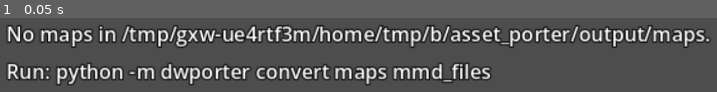
Above: before the commit, frame 1.
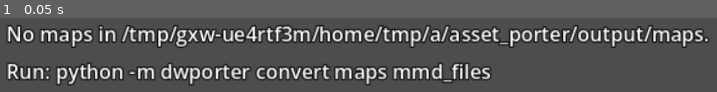
Above: after the commit, the same moment.

Repository: SDCaFlo/dw_godot4
Game: Godot game, scene res://scenes/field/field.tscn
Same seed, same stepped clock (60 frames per second), same inputs: the game is played once before the commit and once after it.
Inputs:
- Up to frame 1 (0.05 s): no input

The runs differ from the first frame. In frame 1, 3.5% of the frame differs, in the area x 60-100%, y 9-41%.

Commit message:
Add GameData autoload for the data porter output
scripts/data/game_data.gd loads the data porter JSON at runtime: generic
table access, every accessor named in the tables' godot.access, text by
id / entry / name reference in ja, en_us and en_eu, mod folders. Headless
test in tests/test_game_data.gd. The field HUD shows the area name from
GameData; L switches the language. Table godot.status now implemented.

Co-Authored-By: Claude Opus 5.5 <noreply@anthropic.com>

Diff:
--- a/project.godot
+++ b/project.godot
@@ -15,6 +15,10 @@
 config/features=PackedStringArray("4.7", "Forward Plus")
 config/icon="res://icon.svg"
 
+[autoload]
+
+GameData="*res://scripts/data/game_data.gd"
+
 [display]
 
 window/size/viewport_width=320
@@ -22,7 +26,6 @@
 window/size/window_width_override=960
 window/size/window_height_override=720
 window/stretch/mode="canvas_items"
-window/stretch/aspect="keep"
 
 [physics]
 
--- /dev/null
+++ b/scripts/data/game_data.gd
@@ -0,0 +1,360 @@
+extends Node
+## Runtime access to the data porter output (data_porter/output, see data_porter/CLAUDE.md).
+## Autoload "GameData".
+##
+## Every table is one JSON file of the porter (`digimon/digimon_data.json` = table
+## "digimon/digimon_data"), loaded on first use and cached. Records keep the original array
+## index as id; references are {"id", "name"}; names are {"string_id", "text": {ja, en_us, en_eu}}.
+## What each field means and how the original code used it is in data_porter/specs/<group>.md.
+## Numbers inside records are floats, as Godot's JSON parser returns them (int() them where an
+## int is needed); the accessors below that return a number return an int.
+##
+## Output folder: the DW_DATA_OUTPUT environment variable or the "dw/data/output_dir" project
+## setting. Mods: folders in DW_DATA_MODS (separated by ";") or the "dw/data/mod_dirs" setting;
+## a mod replaces whole table files at the same relative path, later folders win.
+## Text language: the "dw/data/language" setting (ja, en_us, en_eu) or set_language().
+
+signal language_changed(language: String)
+
+const SETTING := "dw/data/output_dir"
+const DEFAULT_DIR := "res://data_porter/output"
+const MODS_SETTING := "dw/data/mod_dirs"
+const LANGUAGE_SETTING := "dw/data/language"
+const LANGUAGES: PackedStringArray = ["ja", "en_us", "en_eu"]
+## TOURNAMENT_SCHEDULE covers 30 days (script_common.c:585).
+const SCHEDULE_DAYS := 30
+
+var language := "en_us"
+
+var _root := ""
+var _mods := PackedStringArray()
+var _tables := {}
+## string id -> {language: text}, built on the first text() call.
+var _text_ids := {}
+## "table|block" -> {index: entry}
+var _blocks := {}
+
+
+func _init() -> void:
+	var env := OS.get_environment("DW_DATA_OUTPUT")
+	_root = env if env != "" else ProjectSettings.globalize_path(ProjectSettings.get_setting(SETTING, DEFAULT_DIR))
+	var mods_env := OS.get_environment("DW_DATA_MODS")
+	var mods: PackedStringArray = mods_env.split(";", false) if mods_env != "" else ProjectSettings.get_setting(MODS_SETTING, PackedStringArray())
+	for dir in mods:
+		_mods.append(ProjectSettings.globalize_path(dir))
+	set_language(ProjectSettings.get_setting(LANGUAGE_SETTING, language))
+
+
+# --- Files and tables ------------------------------------------------------------------------
+
+func root() -> String:
+	return _root
+
+
+func mod_dirs() -> PackedStringArray:
+	return _mods
+
+
+## True when the porter output is there (python -m dwdata convert all has run).
+func available() -> bool:
+	return FileAccess.file_exists(_root.path_join("catalog.json"))
+
+
+## File a table is read from: the last mod folder that has it, else the output folder.
+func file_for(table_name: String) -> String:
+	var rel := table_name + ".json"
+	for i in range(_mods.size() - 1, -1, -1):
+		var modded := _mods[i].path_join(rel)
+		if FileAccess.file_exists(modded):
+			return modded
+	return _root.path_join(rel)
+
+
+## Whole table file: table, source, schema, records, used_by, godot. {} if it can't be read
+## (reported once).
+func table(table_name: String) -> Dictionary:
+	if _tables.has(table_name):
+		return _tables[table_name]
+	var file := file_for(table_name)
+	var text := FileAccess.get_file_as_string(file)
+	# NUL padding kept in text "variants" ("BackOK\u0000"): Godot strings can't hold NUL, so it
+	# is read as the two characters \0 (the YAML spelling) instead of U+FFFD.
+	if text.contains("\\u0000"):
+		text = text.replace("\\u0000", "\\\\0")
+	var json = JSON.parse_string(text) if text != "" else null
+	if not json is Dictionary or not json.get("records") is Array:
+		push_error("GameData: cannot read table %s from %s (run: python -m dwdata convert all)" % [table_name, file])
+		json = {}
+	_tables[table_name] = json
+	return json
+
+
+func records(table_name: String) -> Array:
+	return table(table_name).get("records", [])
+
+
+## Record at an original array index, or {}.
+func record(table_name: String, index: int) -> Dictionary:
+	var rows := records(table_name)
+	return rows[index] if index >= 0 and index < rows.size() else {}
+
+
+## First record whose `field` equals `value`; a reference field ({"id", "name"}) matches on id.
+func find(table_name: String, field: String, value: Variant) -> Dictionary:
+	for row in records(table_name):
+		if _matches(row.get(field), value):
+			return row
+	return {}
+
+
+func find_all(table_name: String, field: String, value: Variant) -> Array:
+	return records(table_name).filter(func(row): return _matches(row.get(field), value))
+
+
+## Drops the cached tables (after changing mods or re-running the porter).
+func reload() -> void:
+	_tables.clear()
+	_text_ids.clear()
+	_blocks.clear()
+
+
+static func _matches(field_value: Variant, value: Variant) -> bool:
+	if field_value is Dictionary and field_value.has("id"):
+		field_value = field_value["id"]
+	if typeof(field_value) in [TYPE_INT, TYPE_FLOAT] and typeof(value) in [TYPE_INT, TYPE_FLOAT]:
+		return field_value == value
+	return typeof(field_value) == typeof(value) and field_value == value
+
+
+# --- Text (specs/text.md) --------------------------------------------------------------------
+
+func set_language(value: String) -> void:
+	if not value in LANGUAGES:
+		push_error("GameData: unknown language %s (one of %s)" % [value, LANGUAGES])
+		return
+	if value == language:
+		return
+	language = value
+	language_changed.emit(language)
+
+
+## Named string by C id (STR_DIGIMON_NAME_AGUMON), as written (control codes kept);
+## "" if it doesn't exist in that language's release.
+func text(string_id: String, lang := "") -> String:
+	if _text_ids.is_empty():
+		_index_text()
+	var texts: Dictionary = _text_ids.get(string_id, {})
+	var value = texts.get(lang if lang != "" else language)
+	return value if value != null else ""
+
+
+## Entry of an entries block by array index: text_entry("main/item", "MOVE_NAMES", 2) = "Spit Fire".
+func text_entry(table_name: String, block: String, index: int, lang := "") -> String:
+	var entry: Dictionary = _block(table_name, block).get(index, {})
+	return localize(entry, lang)
+
+
+## Text of a name reference ({"string_id", "text"}) or a string record ({"text"}); "" otherwise.
+func localize(value: Variant, lang := "") -> String:
+	if not value is Dictionary or not value.get("text") is Dictionary:
+		return ""
+	var text_value = value["text"].get(lang if lang != "" else language)
+	return text_value if text_value != null else ""
+
+
+func _block(table_name: String, block: String) -> Dictionary:
+	var key := table_name + "|" + block
+	if not _blocks.has(key):
+		var entries := {}
+		var row := find("text/" + table_name, "block", block)
+		for entry in row.get("entries", []):
+			entries[int(entry["index"])] = entry
+		_blocks[key] = entries
+	return _blocks[key]
+
+
+# Some ids are defined in two blocks, each for other releases (e.g. MAIN_D_8013143C): per
+# language the first defined text wins.
+func _index_text() -> void:
+	var catalog = JSON.parse_string(FileAccess.get_file_as_string(_root.path_join("catalog.json")))
+	if not catalog is Dictionary:
+		push_error("GameData: cannot read %s (run: python -m dwdata convert all)" % _root.path_join("catalog.json"))
+		return
+	for info in catalog["tables"]:
+		if info["group"] != "text":
+			continue
+		for row in records(info["table"]):
+			for string in row.get("strings", []) + row.get("entries", []):
+				if string.get("id") == null:
+					continue
+				var texts: Dictionary = _text_ids.get_or_add(string["id"], {})
+				for lang in string["text"]:
+					if string["text"][lang] != null and not texts.has(lang):
+						texts[lang] = string["text"][lang]
+
+
+# --- Digimon (specs/digimon.md) --------------------------------------------------------------
+
+func digimon(id: int) -> Dictionary:
+	return record("digimon/digimon_data", id)
+
+
+## Model / texture files (CHDAT/MMD0/AGUM.MMD), the names of the asset porter output.
+func digimon_file(id: int) -> Dictionary:
+	return record("digimon/file_names", id)
+
+
+func digimon_sounds(id: int) -> Dictionary:
+	return record("digimon/sound_ids", id)
+
+
+## Partner care data (66 partner ids).
+func raise_data(id: int) -> Dictionary:
+	return record("digimon/raise_data", id)
+
+
+func sleep_pattern(id: int) -> Dictionary:
+	return record("digimon/sleep_patterns", id)
+
+
+## ITEM_TAKE_DISTANCE[id - 1]; -1 if the Digimon has none.
+func item_take_distance(digimon_id: int) -> int:
+	return find("digimon/item_take_distance", "digimon", digimon_id).get("distance", -1)
+
+
+# --- Evolution (specs/evolution.md) ----------------------------------------------------------
+
+func evolution_requirements(id: int) -> Dictionary:
+	return record("evolution/requirements", id)
+
+
+## EVOLUTION_PATHS has no row for id 0: looked up by id.
+func evolution_paths(id: int) -> Dictionary:
+	return find("evolution/paths", "id", id)
+
+
+func evolution_gains(id: int) -> Dictionary:
+	return record("evolution/stat_gains", id)
+
+
+func evolution_item_target(item_id: int) -> Dictionary:
+	return find("evolution/item_targets", "item", item_id)
+
+
+# --- Moves (specs/moves.md) ------------------------------------------------------------------
+
+func move(id: int) -> Dictionary:
+	return record("moves/move_data", id)
+
+
+## TYPE_FACTORS[attacker][defender], 10 = x1 (BTL_calculateDamage); -1 for an unknown element.
+func type_factor(attacker_element: int, defender_element: int) -> int:
+	var against: Array = record("moves/type_factors", attacker_element).get("against", [])
+	if defender_element < 0 or defender_element >= against.size():
+		return -1
+	return against[defender_element]["factor"]
+
+
+## MOVE_LEARN_CHANCES[move][slot], slot = index of the matching element among the partner's 3;
+## -1 for a technique that can't be learned this way.
+func learn_chance(move_id: int, element_slot: int) -> int:
+	var chances: Array = record("moves/learn_chances", move_id).get("chances", [])
+	return chances[element_slot] if element_slot >= 0 and element_slot < chances.size() else -1
+
+
+# --- Items (specs/items.md) ------------------------------------------------------------------
+
+func item(id: int) -> Dictionary:
+	return record("items/item_data", id)
+
+
+## The effect values of an item's handler case, or {} (passive items have none).
+func item_effect(item_id: int) -> Dictionary:
+	return find("items/item_effects", "item", item_id)
+
+
+## "boot" or "default_savegame".
+func inventory_preset(inventory_name: String) -> Dictionary:
+	return find("items/inventories", "inventory", inventory_name)
+
+
+func sort_order(mode: int) -> Dictionary:
+	return find("items/sort_orders", "mode", mode)
+
+
+func recyclable_items() -> Array:
+	return records("items/recyclable_items")
+
+
+## Shop maps and shopkeeper Digimon (the stock is in the event scripts).
+func shops() -> Dictionary:
+	return record("items/shops", 0)
+
+
+func card(id: int) -> Dictionary:
+	return record("items/card_data", id)
+
+
+# --- Systems (specs/systems.md) --------------------------------------------------------------
+
+## Records of a systems table: system("fishing")[0], system("jukebox").
+func system(table_name: String) -> Array:
+	return records("systems/" + table_name)
+
+
+## Number of battle commands: MAP[brain / 100] below brain 500, then the last row
+## (battle_setup.c:124-128, std_main.c:4220-4225). arena = tournament battles (no Run).
+func battle_commands(brain: int, arena := false) -> int:
+	var rows := system("battle_commands")
+	for row in rows:
+		if brain < row["brain"][1]:
+			return row["arena_commands" if arena else "commands"]
+	return rows.back()["arena_commands" if arena else "commands"] if not rows.is_empty() else 0
+
+
+## FLEE_CHANCES by Digimon type (1 data, 2 vaccine, 3 virus); -1 for another type.
+func flee_chance(partner_type: int, enemy_type: int) -> int:
+	for row in system("flee_chances"):
+		if row.has("partner_type") and _matches(row["partner_type"], partner_type) and _matches(row["enemy_type"], enemy_type):
+			return row["chance"]
+	return -1
+
+
+## Battle music track of an enemy Digimon; -1 if it has no entry.
+func enemy_music(digimon_id: int) -> int:
+	return find("systems/enemy_music", "digimon", digimon_id).get("track", -1)
+
+
+func tournament(id: int) -> Dictionary:
+	return record("systems/tournaments", id)
+
+
+## Tournament ids of a day (DAY % 30), before isTournamentEnabled filters them.
+func tournaments_on_day(day: int) -> Array:
+	return record("systems/tournament_schedule", posmod(day, SCHEDULE_DAYS)).get("tournaments", [])
+
+
+## Chance (%) that a participant of level_a beats one of level_b (levels 3-6); -1 otherwise.
+func tournament_win_chance(level_a: int, level_b: int) -> int:
+	for row in system("tournament_win_chances"):
+		if row["level_a"] == level_a and row["level_b"] == level_b:
+			return row["chance"]
+	return -1
+
+
+func map(id: int) -> Dictionary:
+	return record("systems/maps", id)
+
+
+## Map id of a map file name (MAYO04A), the folder name of the asset porter's maps; -1 if none.
+func map_id(file: String) -> int:
+	return find("systems/maps", "file", file).get("id", -1)
+
+
+func toilet(id: int) -> Dictionary:
+	return record("systems/toilets", id)
+
+
+## Training spots of a gym map, or {}.
+func training_spots(map_id_value: int) -> Dictionary:
+	return find("systems/training_spots", "map", map_id_value)
--- a/scripts/field/field.gd
+++ b/scripts/field/field.gd
@@ -1,7 +1,7 @@
 extends Node
 ## Field scene: one map, the tamer walking on it, warps between maps.
 ##
-## Debug keys: [ / ] previous / next map, T time of day, H toggle the help line.
+## Debug keys: [ / ] previous / next map, T time of day, L text language, H toggle the help line.
 
 @export var start_map := "MAYO04A"
 @export var start_spawn := 0
@@ -56,6 +56,10 @@
 		KEY_T:
 			_field.set_time_of_day((_field.time_of_day + 1) % 3)
 			_update_label()
+		KEY_L:
+			var languages := GameData.LANGUAGES
+			GameData.set_language(languages[(languages.find(GameData.language) + 1) % languages.size()])
+			_update_label()
 		KEY_H:
 			_label.visible = not _label.visible
 
@@ -63,4 +67,16 @@
 func _update_label() -> void:
 	var times := ["day", "evening", "night"]
 	var time: String = times[_field.time_of_day] if _field.palette_count() > 1 else "no time cycle"
-	_label.text = "%s  %s\narrows move, shift run, [ ] map, T time, H hide" % [_field.display_name(), time]
+	_label.text = "%s  %s\narrows move, shift run, [ ] map, T time, L language, H hide" % [_map_label(), time]
+
+
+## Map name from the data porter (MAP_ENTRIES + map.yaml) in the GameData language; the asset
+## porter's English name if the data output is missing.
+func _map_label() -> String:
+	var id := GameData.map_id(_field.map_name) if GameData.available() else -1
+	if id < 0:
+		return _field.display_name()
+	var area := GameData.localize(GameData.map(id).get("name")).strip_edges()
+	if area == "":
+		return _field.display_name()
+	return "%s (%s, %s)" % [area, _field.map_name, GameData.language]
--- /dev/null
+++ b/tests/test_game_data.gd
@@ -0,0 +1,76 @@
+extends SceneTree
+## GameData against the real data porter output (run python -m dwdata convert all first):
+##   godot --headless --path . -s res://tests/test_game_data.gd
+## Exits 1 if a check fails.
+
+var _failed := 0
+
+
+func _init() -> void:
+	var data: Node = load("res://scripts/data/game_data.gd").new()
+	if not data.available():
+		print("SKIP: no data porter output in %s" % data.root())
+		data.free()
+		quit(0)
+		return
+
+	_eq(data.localize(data.digimon(3)["name"]), "Agumon", "digimon(3) name")
+	_eq(data.digimon(3)["type"]["name"], "vaccine", "Agumon type")
+	_eq(data.digimon_file(3)["mmd"], "CHDAT/MMD0/AGUM.MMD", "Agumon model file")
+	_eq(int(data.move(2)["power"]), 66, "Spit Fire power")
+	_eq(data.text_entry("main/item", "MOVE_NAMES", 2), "Spit Fire", "MOVE_NAMES[2]")
+	_eq(data.localize(data.item(38)["name"]), "Meat", "item(38) name")
+	_eq(int(data.item(38)["price"]), 50, "Meat price")
+	_eq(data.item_effect(38)["handler"], "handleFood", "Meat handler")
+	_eq(data.type_factor(0, 3), 20, "fire vs earth")
+	_eq(data.learn_chance(0, 0), 25, "Fire Tower learn chance")
+	_eq(data.evolution_paths(1)["to"].map(func(id): return int(id)), [2], "Botamon -> Koromon")
+	_eq(data.find("text/main/main_menu", "block", "LABELS").is_empty(), false, "text table with NUL padding")
+	_eq(data.evolution_item_target(71)["target"]["id"], 5, "Grey Claws -> Greymon")
+	_eq(data.item_take_distance(1), 10, "Botamon take distance")
+	_eq(data.battle_commands(99), 3, "commands below brain 100")
+	_eq(data.battle_commands(999), 9, "commands from brain 500")
+	_eq(data.battle_commands(999, true), 7, "arena commands from brain 500")
+	_eq(data.flee_chance(3, 3), 30, "virus vs virus flee")
+	_eq(data.flee_chance(0, 1), -1, "flee for an unknown type")
+	_eq(data.tournament_win_chance(5, 3), 95, "ultimate beats rookie")
+	_eq(data.tournaments_on_day(30), data.tournaments_on_day(0), "schedule wraps every 30 days")
+	_eq(data.map(0)["file"], "MAYO01", "map(0)")
+	_eq(data.map_id("MAYO04A"), 3, "map_id(MAYO04A)")
+	_eq(data.localize(data.map(0)["name"]).strip_edges(), "Native Forest", "map(0) name")
+	_eq(data.system("fishing").size(), 1, "system(fishing)")
+	_eq(data.record("digimon/digimon_data", 999), {}, "record out of range")
+
+	# Text by id, languages, and an id split over two blocks (each language defined once).
+	_eq(data.text("STR_DIGIMON_NAME_AGUMON"), "Agumon", "text(id)")
+	_eq(data.text("STR_DIGIMON_NAME_AGUMON", "ja"), "アグモン", "text(id, ja)")
+	_eq(data.text("MAIN_D_8013143C", "en_us"), "Technique 1", "split id, en_us")
+	_eq(data.text("MAIN_D_8013143C", "ja"), "技１", "split id, ja")
+	_eq(data.text("NO_SUCH_STRING"), "", "missing id")
+	data.set_language("ja")
+	_eq(data.localize(data.digimon(3)["name"]), "アグモン", "localize after set_language")
+
+	data.free()
+
+	# A mod folder replaces a whole table file.
+	if OS.get_environment("DW_DATA_MODS") == "":
+		var mod := "user://test_game_data_mod"
+		DirAccess.make_dir_recursive_absolute(mod + "/items")
+		var file := FileAccess.open(mod + "/items/shops.json", FileAccess.WRITE)
+		file.store_string('{"records": [{"maps": [1], "shopkeepers": []}]}')
+		file.close()
+		ProjectSettings.set_setting("dw/data/mod_dirs", PackedStringArray([mod]))
+		var modded: Node = load("res://scripts/data/game_data.gd").new()
+		_eq(modded.shops()["maps"].size(), 1, "mod overrides items/shops")
+		_eq(int(modded.item(38)["price"]), 50, "tables without a mod file are unchanged")
+		modded.free()
+		DirAccess.remove_absolute(mod + "/items/shops.json")
+
+	print("%s: GameData checks" % ("FAILED %d" % _failed if _failed else "OK"))
+	quit(1 if _failed else 0)
+
+
+func _eq(actual: Variant, expected: Variant, what: String) -> void:
+	if actual != expected:
+		_failed += 1
+		print("FAIL %s: %s != %s" % [what, actual, expected])
Not shown, added: scripts/data/game_data.gd.uid
Not shown, added: tests/test_game_data.gd.uid
Not shown, changed: data_porter/CLAUDE.md
Not shown, changed: data_porter/PROGRESS.md
Not shown, changed: data_porter/VERIFY.md
Not shown, changed: data_porter/specs/digimon.md
Not shown, changed: data_porter/specs/evolution.md
Not shown, changed: data_porter/specs/items.md
Not shown, changed: data_porter/specs/moves.md
Not shown, changed: data_porter/specs/systems.md
Not shown, changed: data_porter/specs/text.md
